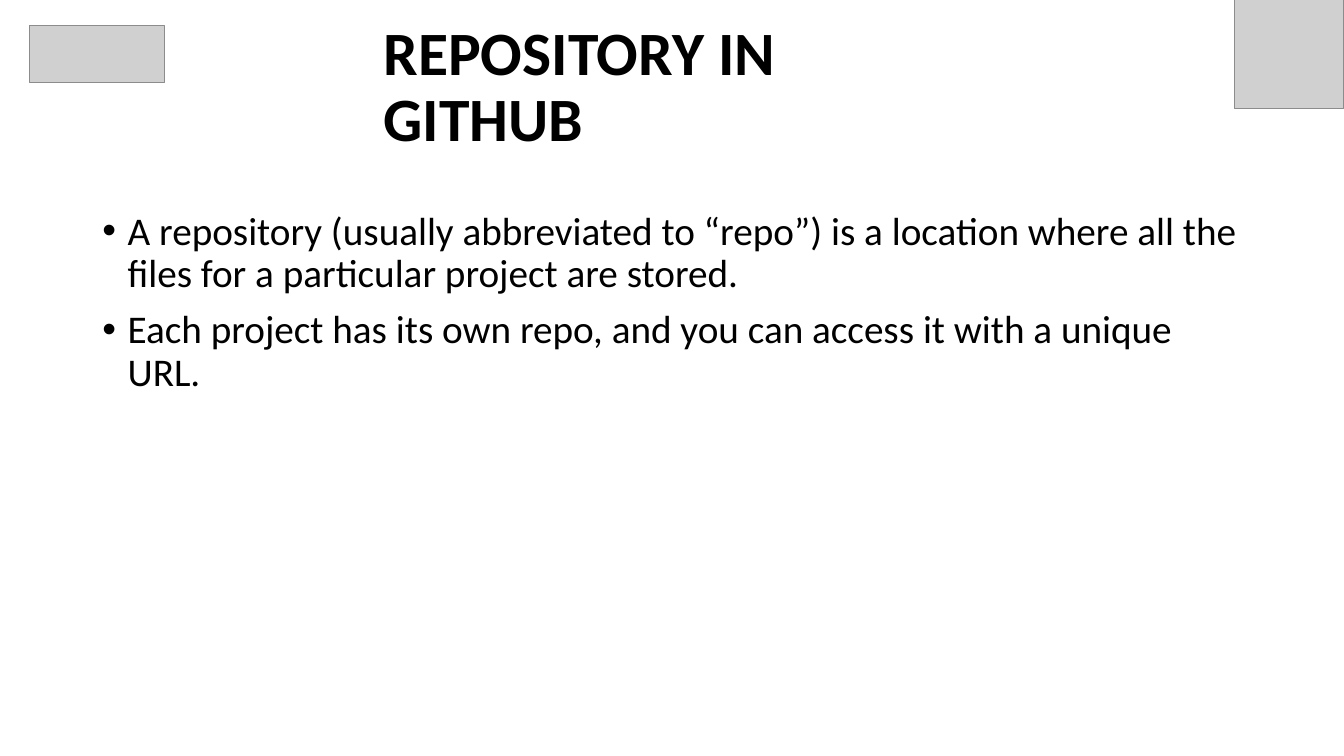
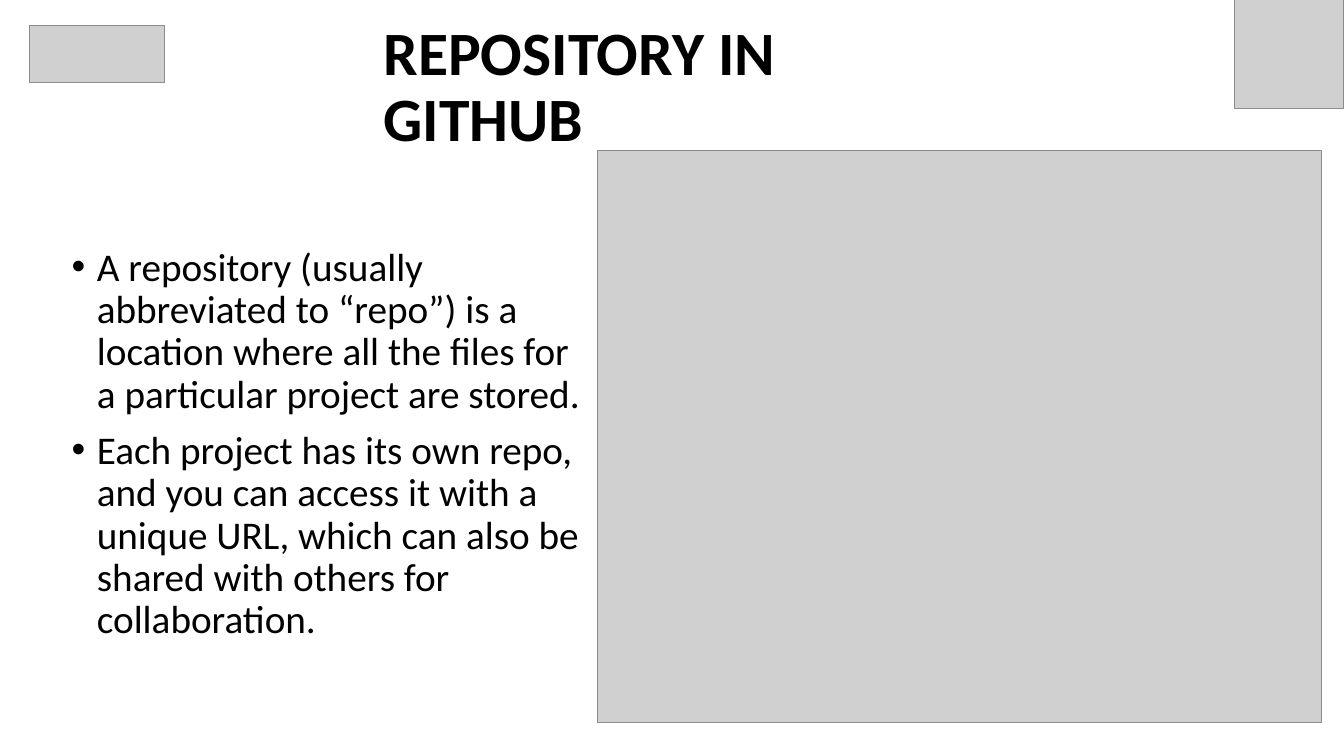
Before and after one commit to piyushsharma220699/Git-and-GitHub-Session, a slide deck: slide 5 of GitHub.pptx. Drawn at 1344x756 pixels with LibreOffice and Linux fonts; fonts in the diff are those of the drawing; grey boxes stand for pictures. Boxes give left, top, right and bottom in pixels: in the first picture for what was removed or moved away, otherwise in the second. Text is boxed around its words. In the diff, an @@ line names an element or a change of style, - is before the commit and + after.

```diff
--- a/GitHub.pptx
+++ b/GitHub.pptx
@@ picture added at <box>597,151,1321,723</box> @@
@@ text "A repository (usually abbreviated to ...": place and size @@
-text "A repository (usually abbreviated to ..." at <box>128,216,1236,387</box>
+text "A repository (usually abbreviated to ..." at <box>97,252,579,634</box>
@@ text at <box>97,436,579,634</box>: text changed @@
-• Each project has its own repo, and you can access it with a unique URL.
+• Each project has its own repo, and you can access it with a unique URL, which can also be shared with others for collaboration.
```
Also in this commit, not shown: 2 other slides changed, 4 slides added, 1 other file.
